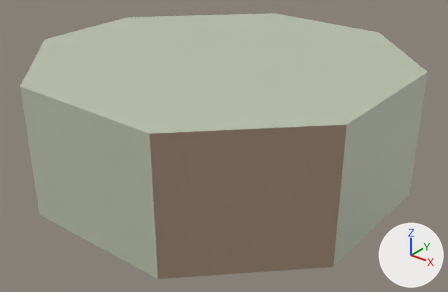
One commit to the glTF model docs/univers/archipeo/batiments/modeles/5e-batiment-hutte-de-kroa/loin-etape-1.glb: the scene before it, then after it.
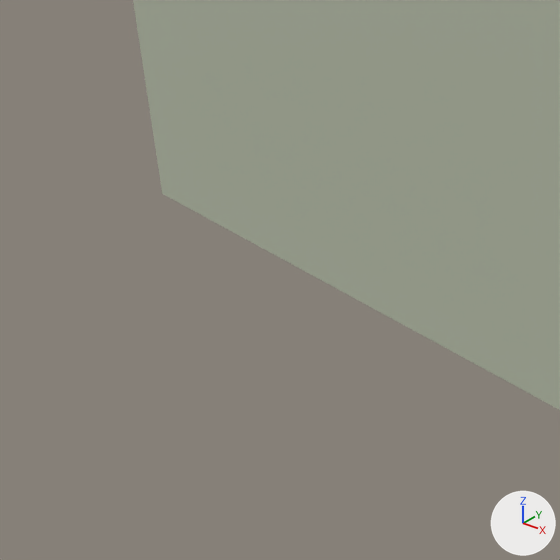
Each version is shown whole from a camera (50 mm lens) standing at (0.772, -0.886, 0.653) and looking at (0.027, 0.044, 0.076), then close up on the part from 3% to 24% of the width and 62% to 95% of the height. Arrows for +X, +Y and +Z are at lower right; the lights stay in place. The first two pictures are the older version. Vertices at exactly the same position are counted once.

In view in the first close-up: 'loin'.
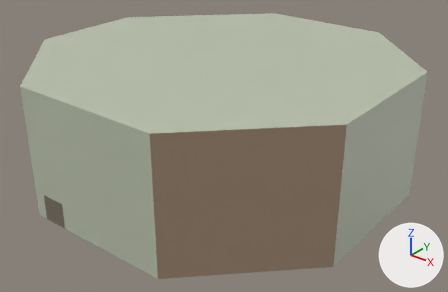
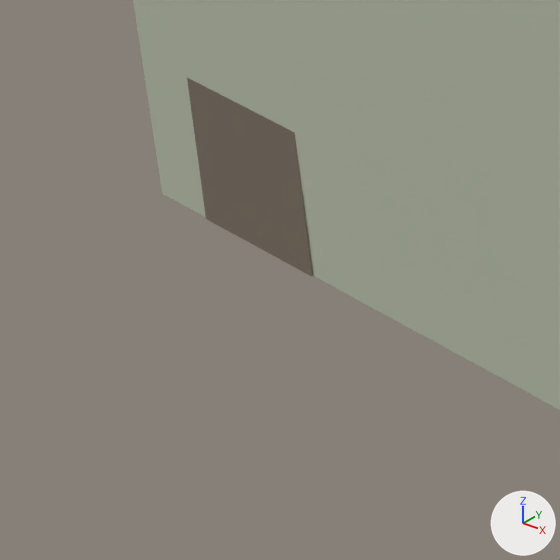
Boxes [x1, y1, x2, y2] around the edits, measured in the close-ups (560 x 560 px):
part 1 of me_loin, added (brown)
    after: [187, 78, 312, 276]

Patch to the scene script:
```diff
--- a/docs/univers/archipeo/batiments/modeles/5e-batiment-hutte-de-kroa/loin-etape-1.glb.py
+++ b/docs/univers/archipeo/batiments/modeles/5e-batiment-hutte-de-kroa/loin-etape-1.glb.py
@@ me_loin @@
 # used by ob_loin; location = (0.0, 0.0, 0.0)
 # verts and faces of me_loin; kept vertices keep their numbers, new ones are numbered from 16
-me_loin.from_pydata(...)  # 16 vertices, 22 faces; spans x -0.371..0.374, y -0.301..0.42, z 0.0..0.267
+me_loin.from_pydata(...)  # 20 vertices, 24 faces; spans x -0.371..0.374, y -0.301..0.42, z 0.0..0.267
+# me_loin part 1
+verts[16] = (-0.136, -0.301, 0.0)  # pixel (205, 218)
+verts[17] = (-0.081, -0.301, 0.0)  # pixel (312, 276)
+verts[18] = (-0.081, -0.3, 0.09)  # pixel (282, 32)
+verts[19] = (-0.136, -0.3, 0.09)
+faces += [(16, 17, 19), (17, 18, 19)]
 me_loin.materials.append(mat_defaultmaterial)
```
